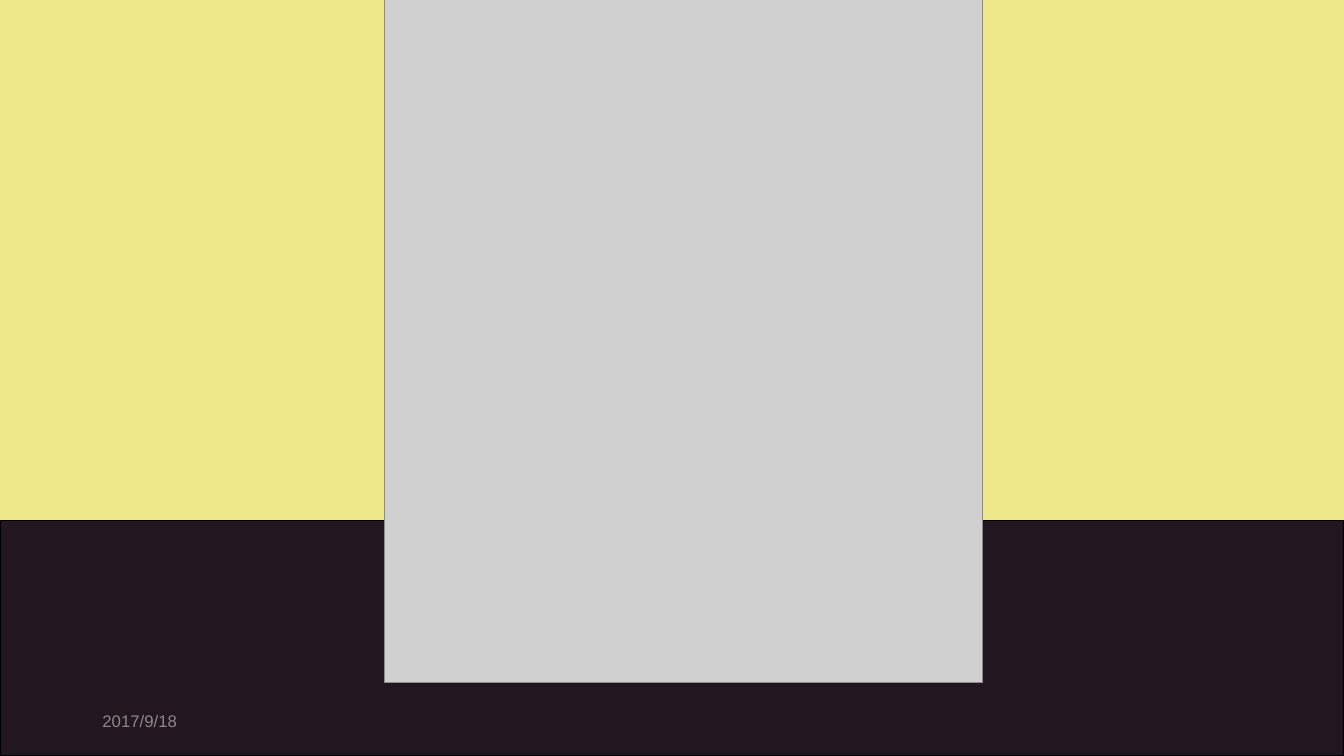
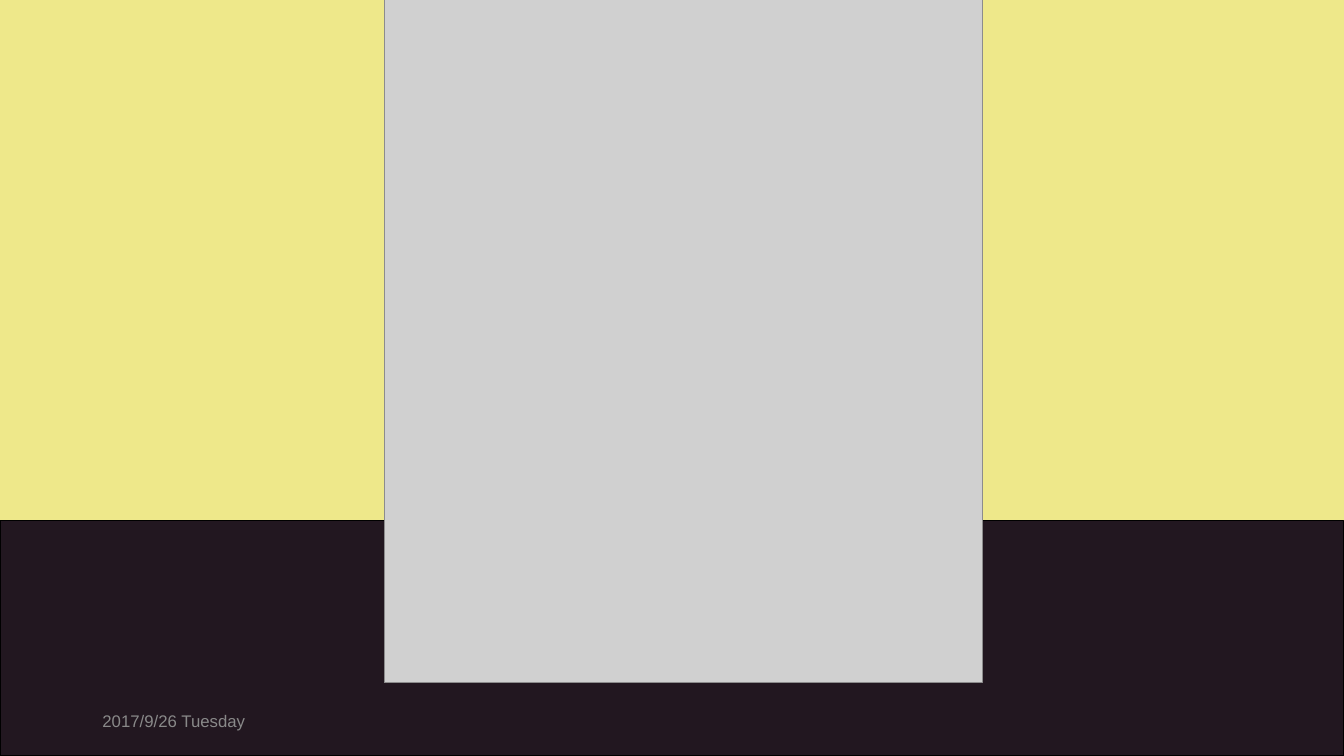
Before and after one commit to deauty/MilldeSchooleBiologyClass, a slide deck: slide 14 of PPTs/小学科学/1.1-1.2 认识植物(公众号).pptx. Drawn at 1344x756 pixels with LibreOffice and Linux fonts; fonts in the diff are those of the drawing; grey boxes stand for pictures. Boxes give left, top, right and bottom in pixels: in the first picture for what was removed or moved away, otherwise in the second. Text is boxed around its words. In the diff, an @@ line names an element or a change of style, - is before the commit and + after.

```diff
--- a/PPTs/小学科学/1.1-1.2 认识植物(公众号).pptx
+++ b/PPTs/小学科学/1.1-1.2 认识植物(公众号).pptx
@@ text at [102, 715, 245, 731]: text changed @@
-2017/9/18
+2017/9/26 Tuesday
```
Also in this commit, not shown: 3 other slides changed, 1 other file.
